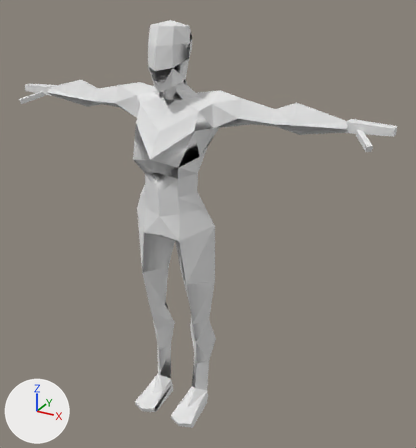
The glTF model assets/reference_models/base_low_poly_female_reference_simple_hands_rigged.glb: old version first, new version second.
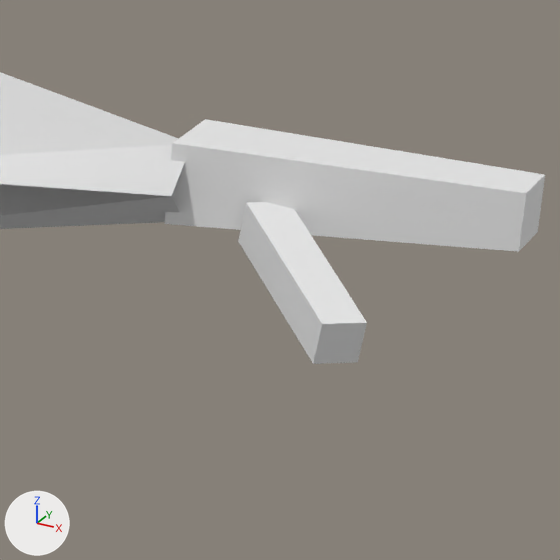
The first picture shows the older version from a camera (50 mm lens) standing at (1.172, -1.831, 1.856) and looking at (0.116, 0.089, 0.896). The close-ups show the older and then the newer version on the part from 78% to 96% of the width and 23% to 40% of the height of that picture. Only the edits that show in the close-ups are written down. The axes (+X, +Y, +Z) are drawn at lower left. The lights are the same throughout. Vertices at exactly the same position are counted once.

In view in the first close-up: 'YARTS_Female_Simple_Hands_Rigged_Mesh'.
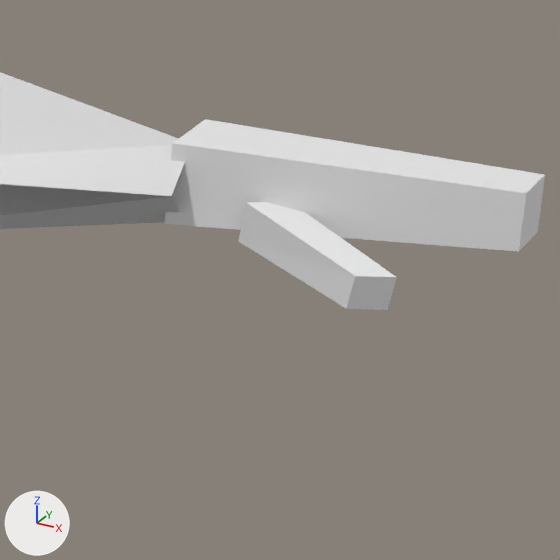
The change, as JSON lines over the scene's bpy script:
```json
{"block": "me_yarts_female_simple_hands_rigged_mesh_data", "where": "me_yarts_female_simple_hands_rigged_mesh_data.from_pydata(...)  # 254 vertices, 484 faces; spans x -0.82..0.82, y -0.16..0.16, z 0.0..1.69"}
{"block": "me_yarts_female_simple_hands_rigged_mesh_data", "where": "# used by ob_yarts_female_simple_hands_rigged_mesh; location = (0.0, 0.0, 0.0)"}
{"block": "me_yarts_female_simple_hands_rigged_mesh_data", "where": "# before: 250 (0.77, -0.01, 1.32) at pixel (357, 362), 251 (0.75, -0.02, 1.32) at pixel (313, 363), 252 (0.76, -0.02, 1.34) at pixel (322, 323), 253 (0.77, -0.01, 1.34) at pixel (366, 322)"}
{"block": "me_yarts_female_simple_hands_rigged_mesh_data", "change": "me_yarts_female_simple_hands_rigged_mesh_data part 1"}
{"op": "add", "block": "me_yarts_female_simple_hands_rigged_mesh_data", "code": "for i in [*range(250, 254)]: me_yarts_female_simple_hands_rigged_mesh_data.vertices[i].co += Vector((0.0, 0.05, 0.01))"}
```

Changed parts and their boxes (x1, y1, x2, y2) in the close-ups (560 x 560 px; the box of a moved part takes in the faces that stretch with it):
```json
{"object": "YARTS_Female_Simple_Hands_Rigged_Mesh", "change": "reshaped", "before": [0, 72, 545, 364], "after": [0, 72, 545, 310]}
{"part": 1, "of": "me_yarts_female_simple_hands_rigged_mesh_data", "change": "moved or reshaped", "before": [238, 202, 367, 364], "after": [238, 202, 397, 310]}
```
